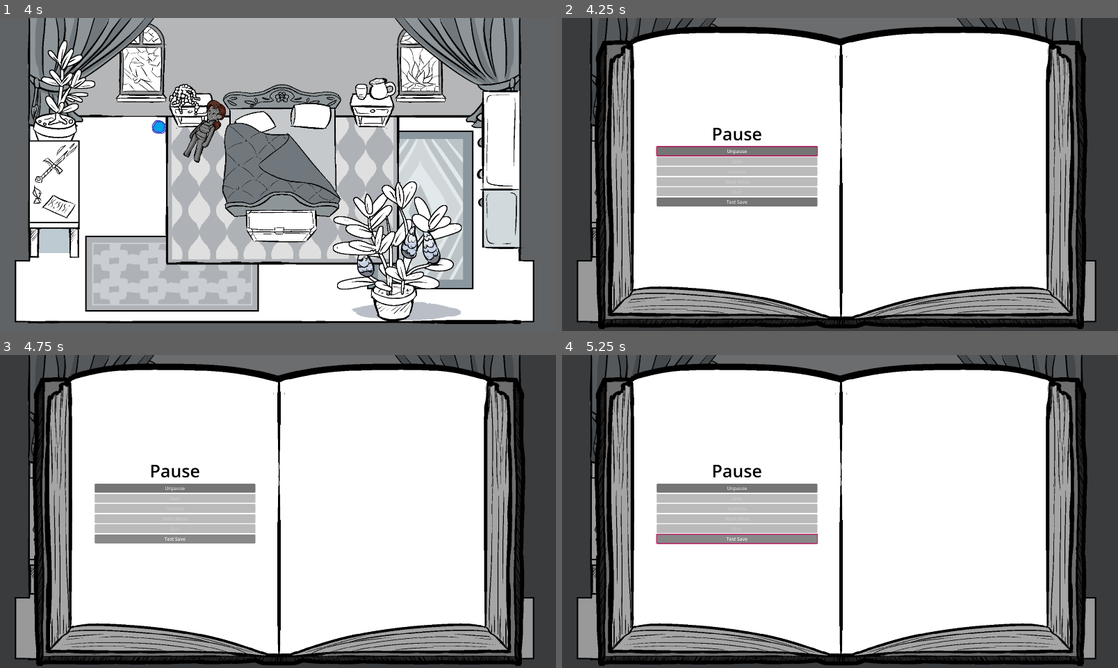
Above: before the commit, frames 1-4 (two rows, left to right).
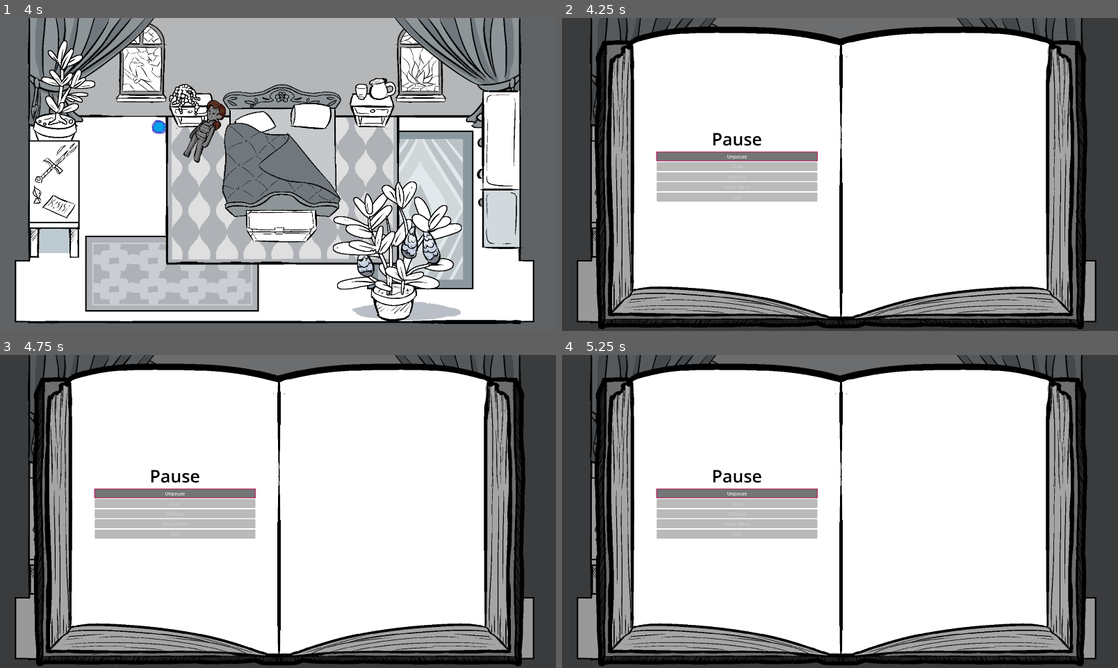
Above: after the commit, the same moments.

Repository: Jigamaree/Witchs-Orders
Game: Godot game, scene res://Scenes/Room_Bedroom.tscn
The game is run twice, just before and just after one commit, with the same random seed, the same clock (stepped at 60 frames per second) and the same inputs.
Inputs (mouse positions are in pixels of both pictures, inside the frame that each line leads up to):
- Up to frame 1 (4 s): tap Enter (ui_accept) at 0.5, 1.35, 1.52, 1.82, 2.85, 3.02, 3.32, 3.5 s; hold Right (ui_right) 0.53-1.28 s; hold Enter (ui_accept) 0.53-1.28 s; hold Down (ui_down) 1.28-2.03 s; hold Right (ui_right) 2.03-2.78 s; hold Enter (ui_accept) 2.03-2.78 s; hold Up (ui_up) 2.78-3.53 s; hold Left (ui_left) from 3.53 s (still down); hold Enter (ui_accept) from 3.53 s (still down)
- Up to frame 2 (4.25 s): keep holding Left (ui_left); keep holding Enter (ui_accept); tap Escape (pause_button) at 4.15 s
- Up to frame 3 (4.75 s): release Left (ui_left) at 4.25 s; release Enter (ui_accept) at 4.25 s; click (172, 539) at 4.25 s, where only the run before the commit has a clickable "Test Save"
- Up to frame 4 (5.25 s): hold Left (ui_left) from 5.03 s (still down)

Frame 1 is identical in both runs. In frame 2, 3.1% of the frame differs, in the area x 16-47%, y 35-61%; in frame 3, 3.0%; in frame 4, 3.0%.
Error before the commit: Invalid call. Nonexistent function 'updateSave' in base 'Node (_SaveManager.gd)'. (res://Scripts/pauseMenu.gd:28)

Commit message:
Removed all ending tracking for now; want to add when it's a clean slate since its being weird.

Diff:
--- a/Scenes/AssetScenes/MainMenu.tscn
+++ b/Scenes/AssetScenes/MainMenu.tscn
@@ -15,6 +15,7 @@
 script = ExtResource("1_yjivs")
 
 [node name="ColorRect" type="ColorRect" parent="." unique_id=1936050943]
+visible = false
 layout_mode = 1
 anchors_preset = 15
 anchor_right = 1.0
@@ -50,13 +51,16 @@
 layout_mode = 2
 text = "Start Game"
 
-[node name="Epilogue" type="Button" parent="MarginContainer/VBoxContainer" unique_id=1846682678]
+[node name="Options" type="Button" parent="MarginContainer/VBoxContainer" unique_id=1472386961]
 layout_mode = 2
-text = "Epilogue"
+text = "Options"
+
+[node name="Endings" type="Button" parent="MarginContainer/VBoxContainer" unique_id=47117408]
+layout_mode = 2
+text = "Endings"
 
 [node name="Quit" type="Button" parent="MarginContainer/VBoxContainer" unique_id=1264639478]
 layout_mode = 2
 text = "Quit"
 
 [connection signal="pressed" from="MarginContainer/VBoxContainer/StartGame" to="." method="_on_start_game_pressed"]
-[connection signal="pressed" from="MarginContainer/VBoxContainer/Epilogue" to="." method="_on_epilogue_pressed"]
--- a/Scenes/DebugMenu.tscn
+++ b/Scenes/DebugMenu.tscn
@@ -34,13 +34,19 @@
 grow_vertical = 2
 color = Color(0.47553712, 0.47553676, 0.47553682, 1)
 
-[node name="CenterContainer" type="CenterContainer" parent="CenterContainer/ColorRect/ColorRect" unique_id=1693474676]
+[node name="HBoxContainer" type="HBoxContainer" parent="CenterContainer/ColorRect/ColorRect" unique_id=931914220]
 layout_mode = 1
 anchors_preset = 15
 anchor_right = 1.0
 anchor_bottom = 1.0
 grow_horizontal = 2
 grow_vertical = 2
+alignment = 1
 
-[node name="VBoxContainer" type="VBoxContainer" parent="CenterContainer/ColorRect/ColorRect/CenterContainer" unique_id=1444644395]
+[node name="currentGameDataVBox" type="VBoxContainer" parent="CenterContainer/ColorRect/ColorRect/HBoxContainer" unique_id=1444644395]
 layout_mode = 2
+alignment = 1
+
+[node name="EndingsVBox" type="VBoxContainer" parent="CenterContainer/ColorRect/ColorRect/HBoxContainer" unique_id=355102093]
+layout_mode = 2
+alignment = 1
--- a/Scenes/Epilogue Scenes/scripts_hard_endings.gd
+++ b/Scenes/Epilogue Scenes/scripts_hard_endings.gd
@@ -5,37 +5,37 @@
 static var endingsDict = {
 	"":
 	{
-		1: { "speaker": "none", "dialogue": "Oops! Ending wasn't defined.", "end": true }
+		1: { "speaker": "none", "dialogue": "Oops! Ending wasn't defined.", "END_OF_GAME": true }
 	},
 
 	#Ending 1 - Captured. Leave the witch's house. True bad end.
 	"Captured":
 	{
-		1: { "speaker": "none", "dialogue": "Ending 1 - Captured.", "END_OF_GAME": true }
+		1: { "speaker": "none", "dialogue": "Ending 1 - Captured.", "END_OF_GAME": "hardEnding_bad" }
 	},
 
 	#Ending 4 - Desperate Milkings. Hard cow end.
 	"DesperateMilkings":
 	{
-		1: { "speaker": "none", "dialogue": "Ending 4 - Desperate Milkings.", "end": true }
+		1: { "speaker": "none", "dialogue": "Ending 4 - Desperate Milkings.", "END_OF_GAME": "hardEnding_cow" }
 	},
 
 	#Ending 6 - Marked and Heeled. Enthralled hard end.
 	"MarkedAndHeeled":
 	{
-		1: { "speaker": "none", "dialogue": "Ending 6 - Marked and Heeled.", "end": true }
+		1: { "speaker": "none", "dialogue": "Ending 6 - Marked and Heeled.", "END_OF_GAME": "hardEnding_demon" }
 	},
 
 	#Ending 8 - Ignus' Bitch. Present to Ignus after letting him eat you out.
 	"IgnusBitch":
 	{
-		1: { "speaker": "none", "dialogue": "Ending 8 - Ignus' Bitch.", "end": true }
+		1: { "speaker": "none", "dialogue": "Ending 8 - Ignus' Bitch.", "END_OF_GAME": "hardEnding_pet" }
 	},
 
 	#Ending 9 - Tentacle Bait. Struggle against the tentacle pit.
 	"TentacleBait":
 	{
-		1: { "speaker": "none", "dialogue": "Ending 9 - Tentacle Bait.", "end": true }
+		1: { "speaker": "none", "dialogue": "Ending 9 - Tentacle Bait.", "END_OF_GAME": "hardEnding_tentacleBait" }
 	},
 
 }
--- a/Scenes/PauseMenu.tscn
+++ b/Scenes/PauseMenu.tscn
@@ -102,11 +102,6 @@
 disabled = true
 text = "Quit"
 
-[node name="TestSaveButton" type="Button" parent="LeftPage/MarginContainer/HBoxContainer/VBoxContainer" unique_id=1654514726]
-layout_mode = 2
-theme_override_styles/focus = ExtResource("3_5w4ur")
-text = "Test Save"
-
 [node name="RightPage" type="ColorRect" parent="." unique_id=995532869]
 layout_mode = 0
 offset_left = 1002.0
@@ -118,4 +113,4 @@
 color = Color(0.43137255, 1, 1, 0)
 
 [connection signal="pressed" from="LeftPage/MarginContainer/HBoxContainer/VBoxContainer/UnpauseButton" to="." method="_on_unpause_button_pressed"]
-[connection signal="pressed" from="LeftPage/MarginContainer/HBoxContainer/VBoxContainer/TestSaveButton" to="." method="_on_test_save_button_pressed"]
+[connection signal="pressed" from="LeftPage/MarginContainer/HBoxContainer/VBoxContainer/MainMenuButton" to="." method="_on_main_menu_button_pressed"]
--- a/Scenes/_DebugMenu.gd
+++ b/Scenes/_DebugMenu.gd
@@ -2,7 +2,8 @@
 
 class_name DebugMenu
 
-@onready var vbox = $CenterContainer/ColorRect/ColorRect/CenterContainer/VBoxContainer
+@onready var currentGameDataVBox = $CenterContainer/ColorRect/ColorRect/HBoxContainer/currentGameDataVBox
+@onready var persistentDataVBox = $CenterContainer/ColorRect/ColorRect/HBoxContainer/EndingsVBox
 
 func _ready() -> void:
 	if SaveManager.save_data.currentGameData.current_save_data_dictionary:
@@ -22,13 +23,32 @@
 				checkBox.toggled.connect(func(pressed: bool) -> void: SaveManager.setSaveVariable(key, pressed))
 				hbox.add_child(checkBox)
 
-				vbox.add_child(hbox)
+				currentGameDataVBox.add_child(hbox)
 
 			#TO:DO - change value of anything besides bools
 			else:
 				var _v = str(key) + ": " + str(SaveManager.save_data.currentGameData.current_save_data_dictionary[key])
 				label.text = _v
-				vbox.add_child(label)
+				currentGameDataVBox.add_child(label)
+		#if SaveManager.save_data.persitstent_EndingRecords_data.endings:
+			#for key in SaveManager.save_data.persitstent_EndingRecords_data.endings:
+				#var dict = SaveManager.save_data.persitstent_EndingRecords_data.endings
+				#var value = dict[key]
+				#var label: Label = Label.new()
+				#var checkBox: CheckBox
+				#
+				#if typeof(value) == TYPE_BOOL:
+					#var hbox := HBoxContainer.new()
+					#label.text = str(key)
+					#hbox.add_child(label)
+					#
+					#checkBox = CheckBox.new()
+					#checkBox.button_pressed = value
+					#checkBox.toggled.connect(func(pressed: bool) -> void: SaveManager.setSaveVariable(key, pressed))
+					#hbox.add_child(checkBox)
+					#
+					#persistentDataVBox.add_child(hbox)
+
 
 func _input(event: InputEvent) -> void:
 	if Input.is_action_just_pressed("ui_debug") or Input.is_action_just_pressed("ui_pause"):
--- a/Scripts/DialogueSystem/_DialogueSystem.gd
+++ b/Scripts/DialogueSystem/_DialogueSystem.gd
@@ -56,7 +56,6 @@
 	if conv.has(0):
 		index = 0
 		checkValueInSave()
-	else: print("nah")
 
 func unblock_input_after_delay():
 	await get_tree().create_timer(0.3).timeout
@@ -77,7 +76,6 @@
 		continue_arrow.play("default")
 
 func set_dialogue():
-	print(str(index))
 	#var dlg = conv[index].dialogue
 	# Make a temp variable to make the code cleaner
 	var dlg = replace_tags()
@@ -270,15 +268,15 @@
 			queue_free()
 
 		elif conv[index].has("playEnding"):
-			print("this will go to ending when i figure out wtf")
 			SaveManager.setSaveVariable("finalEnding", conv[index].get("playEnding", null))
 			get_tree().change_scene_to_file("res://Scenes/Epilogue Scenes/Epilogue_Hard.tscn")
 
 		elif conv[index].has("END_OF_GAME"):
 			#set ending number in persistent save
 			#clear save in current game
+			#SaveManager.setEndingVariable( conv[index].get("END_OF_GAME", true))
+			#print("_ds: " + str(SaveManager.getEndingVariable("hardEnding_bad")))
 			get_tree().change_scene_to_file("res://Scenes/AssetScenes/MainMenu.tscn")
-			pass
 
 	else:
 		dialogue.visible_characters = len(dialogue.text)
@@ -293,10 +291,8 @@
 	var _currSavedValue = SaveManager.getSaveVariable(_curr)
 
 	if str(_currSavedValue) == conv[index].checkSaveVariable["wantedValue"]:
-		print("slay")
 		index = conv[index].checkSaveVariable.goto_true
 	else:
-		print("nope")
 		index = conv[index].checkSaveVariable.goto_false
 	# If the condition dictionary doesn't have the condition, it counts as false
 	#else:
--- a/Scripts/DialogueSystem/scripts_bathroom.gd
+++ b/Scripts/DialogueSystem/scripts_bathroom.gd
@@ -3,39 +3,49 @@
 class_name bathroomConvos
 
 static var convos_Dict = {
+
+	#2 lane
 	"bandages":{
 		1: { "speaker": "", "dialogue": "[Bandage dialogue goes here.]", "end": true },
 	},
 
+	#1 lane
 	"bath":{
 		1: { "speaker": "", "dialogue": "[Bath dialogue goes here.]", "end": true },
 	},
 
+	#complex
 	"mirror":{
 		1: { "speaker": "", "dialogue": "[Mirror dialogue goes here.]", "end": true },
 	},
 
+	#2 lane
 	"pestle":{
 		1: { "speaker": "", "dialogue": "[Pestle dialogue goes here.]", "end": true },
 	},
 
+	#1 lane
 	"plantWindow":{
 		1: { "speaker": "none", "dialogue": "This stained glass window matches the two in the bedroom. It displays a seedling, freshly renewed from the rain falling from above.", "goto": 2 },
 		2: { "speaker": "none", "dialogue": "The craftsmanship is inpeccable - and not worth the time to break.", "end": true }
 		},
 
+	#1 lane
 	"toilet":{
 		1: { "speaker": "", "dialogue": "[Toilet humour goes here.]", "end": true },
 	},
 
+	#1 lane
 	"towel":{
 		1: { "speaker": "", "dialogue": "[Towel dialogue goes here.]", "end": true },
 	},
 
+	#3 lane (before taking shirt, after taking shirt, already dressed)
 	"VanityLeft":{
 		1: { "speaker": "", "dialogue": "[Left side of vanity dialogue goes here.]", "end": true },
 	},
 
+	#short tree (before reading book, before taking furnacefern, after taking fernace furn)
 	"VanityRight":{
 		1: { "speaker": "", "dialogue": "[Right side of vanity dialogue goes here.]", "end": true },
 	},
--- a/Scripts/MainMenu.gd
+++ b/Scripts/MainMenu.gd
@@ -1,4 +1,6 @@
 extends Control
+
+@onready var debug_menu: PackedScene = preload("res://Scenes/DebugMenu.tscn")
 
 func _on_epilogue_pressed() -> void:
 	get_tree().change_scene_to_file("res://Scenes/Epilogue Scenes/Epilogue_Hard.tscn")
@@ -6,3 +8,8 @@
 
 func _on_start_game_pressed() -> void:
 	get_tree().change_scene_to_file("res://Scenes/Room_Bedroom.tscn")
+
+func _input(event: InputEvent) -> void:
+	if Input.is_action_just_pressed("ui_debug"):
+		var debug_instance = debug_menu.instantiate()
+		add_child(debug_instance)
--- a/Scripts/RoomScripts/room_stairsDown.gd
+++ b/Scripts/RoomScripts/room_stairsDown.gd
@@ -54,13 +54,11 @@
 		rect.color = new_color
 
 func _on_moving_stairs_area_2d_area_entered(area: Area2D) -> void:
-	print("hi!")
 	if area.is_in_group("playerBody"):
 		playerMovementLocked = true
 		GlobalVariables.stopUpwardYMovement.emit()
 
 func _on_moving_stairs_area_2d_area_exited(area: Area2D) -> void:
-	print("bye!")
 	if area.is_in_group("playerBody"):
 		playerMovementLocked = false
 		GlobalVariables.startUpwardYMovement.emit()
--- a/Scripts/pauseMenu.gd
+++ b/Scripts/pauseMenu.gd
@@ -29,3 +29,7 @@
 	SaveManager.updateSave("ignus_fed", true)
 	SaveManager.updateSave("corruptionPoints_Demon", 1)
 	SaveManager.updateSave("sword_interracted", true)
+
+
+func _on_main_menu_button_pressed() -> void:
+	get_tree().change_scene_to_file("res://Scenes/AssetScenes/MainMenu.tscn")
--- a/_SaveData/SaveData.gd
+++ b/_SaveData/SaveData.gd
@@ -4,10 +4,10 @@
 
 func _init() -> void:
 	currentGameData = SaveData_CurrentGame.new()
-	persitstent_EndingRecords_data = AllEndings_SaveData.new()
+	#add all endings save here
 
 ### SINGLE SAVE DATA ###
 @export var currentGameData: 			SaveData_CurrentGame
 
 #### PERSISTENT SAVE DATA ###
-@export var persitstent_EndingRecords_data: AllEndings_SaveData
+### TODO: ADD
--- a/_SaveData/SaveData_AllEndings.gd
+++ /dev/null
@@ -1,24 +0,0 @@
-extends Resource
-
-class_name AllEndings_SaveData
-
-### MULTI-RUN DATA ###
-# Endings Unlocked
-@export var endings: Dictionary = {
-	# Special Endings: Triggered when at least 1 key has been aquirred
-	"specialEnding_trueEnd": 	false,	# True End - Apprentice
-	"specialEnding_failed": 	false,	# Bimbo End - failed apprentice
-
-	# Soft Endings - triggered once chores are complete
-	"softEnding_bimbo": 	false, 	# Bimbo End - 	"Better Not To Think"
-	"softEnding_cow": 			false,	# Soft Cow End - "Prized Cow"
-	"softEnding_demon": 		false,	# Soft Enthralled End - "A Steady Hand"
-	"softEnding_pet": 			false, 	# Soft Pet End - "A Pretty Pet"
-
-	# Hard Endings - triggered by mid-game actions
-	"hardEnding_bad": 			false,	# Bad End - "Captured and Forgotten"
-	"hardEnding_cow":			false,	# Bad End - "Desperate Milkings"
-	"hardEnding_demon":			false, 	# Bad End - "Know Your Place"
-	"hardEnding_pet": 			false, 	# Bad End - "Ignus' Bitch"
-	"hardEnding_tentacles":		false,	# Bad End - "Tentacle Bait"
-}
--- a/_SaveData/SaveData_CurrentGame.gd
+++ b/_SaveData/SaveData_CurrentGame.gd
@@ -58,43 +58,3 @@
 }
 
 var current_save_data_dictionary: Dictionary
-
-
-## bedroom
-#@export var bedroom_waterDrunk: 	bool
-#@export var bedroom_doorLocked: 	bool = true
-#
-## the pit
-#@export var thePit_hasTentacleFood:			bool = false
-#@export var thePit_hasCompletedStaircase:	bool = false
-#
-##immediate player-state data
-#@export var knight_clothing: Clothing
-#@export var knight_fed: bool
-#@export var knight_eaten_item = Eaten_Item
-#@export var stretched: bool
-#@export var plant_guide_read: bool
-#
-#### chores
-#@export var ignus_fed: bool
-#@export var ignus_fucked: bool
-#@export var pit_fed: bool
-#@export var pit_fucked: bool
-#@export var cauldron_state =  null #not finished, incorrect, correct
-#@export var potion_state = null #not touched, incomplete, completed
-
-#### apprentice
-#@export var sword_interracted: bool
-#@export var armour_interracted: bool
-#@export var looked_out_front_windows: bool
-#@export var identified_bandages: bool
-#@export var crow_key: bool
-#@export var fire_key: bool
-#@export var plant_key: bool
-#@export var apprentice_seed_taken: bool #"pendant got"
-#
-#### other ending measures
-#@export var dildo_usage: int
-#@export var corruptionPoints_Cow: int
-#@export var corruptionPoints_Demon: int
-#@export var corruptionPoints_Pet: int
--- a/_SaveData/_SaveManager.gd
+++ b/_SaveData/_SaveManager.gd
@@ -4,6 +4,8 @@
 const SAVE_PATH = "user://Witches_Orders_Savedata.tres"
 
 func _ready():
+
+	print("is this being called???")
 	# Load existing save or create new one
 	load_or_create()
 
@@ -14,10 +16,9 @@
 		#print("Save loaded.")
 	#else:
 		save_data = Save_Data.new()
-		save_data.persitstent_EndingRecords_data = AllEndings_SaveData.new()
 		save_data.currentGameData = SaveData_CurrentGame.new()
 
-		print(OS.get_user_data_dir())
+		print("user dict: " + OS.get_user_data_dir())
 		save_game()
 		print("New save created.")
 
@@ -26,16 +27,15 @@
 	print("Game saved.")
 
 func _input(event: InputEvent) -> void:
-	pass
 	if event.is_action_pressed("ui_debug2"):
-		print("hi!")
+		pass
 
 func setSaveVariable(variableName: String, variableValue):
 	if variableName in save_data.currentGameData.current_save_data_dictionary:			save_data.currentGameData.current_save_data_dictionary[variableName] = variableValue
-	elif variableName in save_data.persitstent_EndingRecords_data: 	save_data.persitstent_EndingRecords_data[variableName] = variableValue
+	#check for endings save
 	else: Error.ERR_DOES_NOT_EXIST
 
 func getSaveVariable(variableName: String):
 	if variableName in save_data.currentGameData.current_save_data_dictionary:			return save_data.currentGameData.current_save_data_dictionary[variableName]
-	elif variableName in save_data.persitstent_EndingRecords_data:	return save_data.persitstent_EndingRecords_data[variableName]
+	#get ending save
 	else: Error.ERR_DOES_NOT_EXIST
Not shown, removed: _SaveData/SaveData_AllEndings.gd.uid
